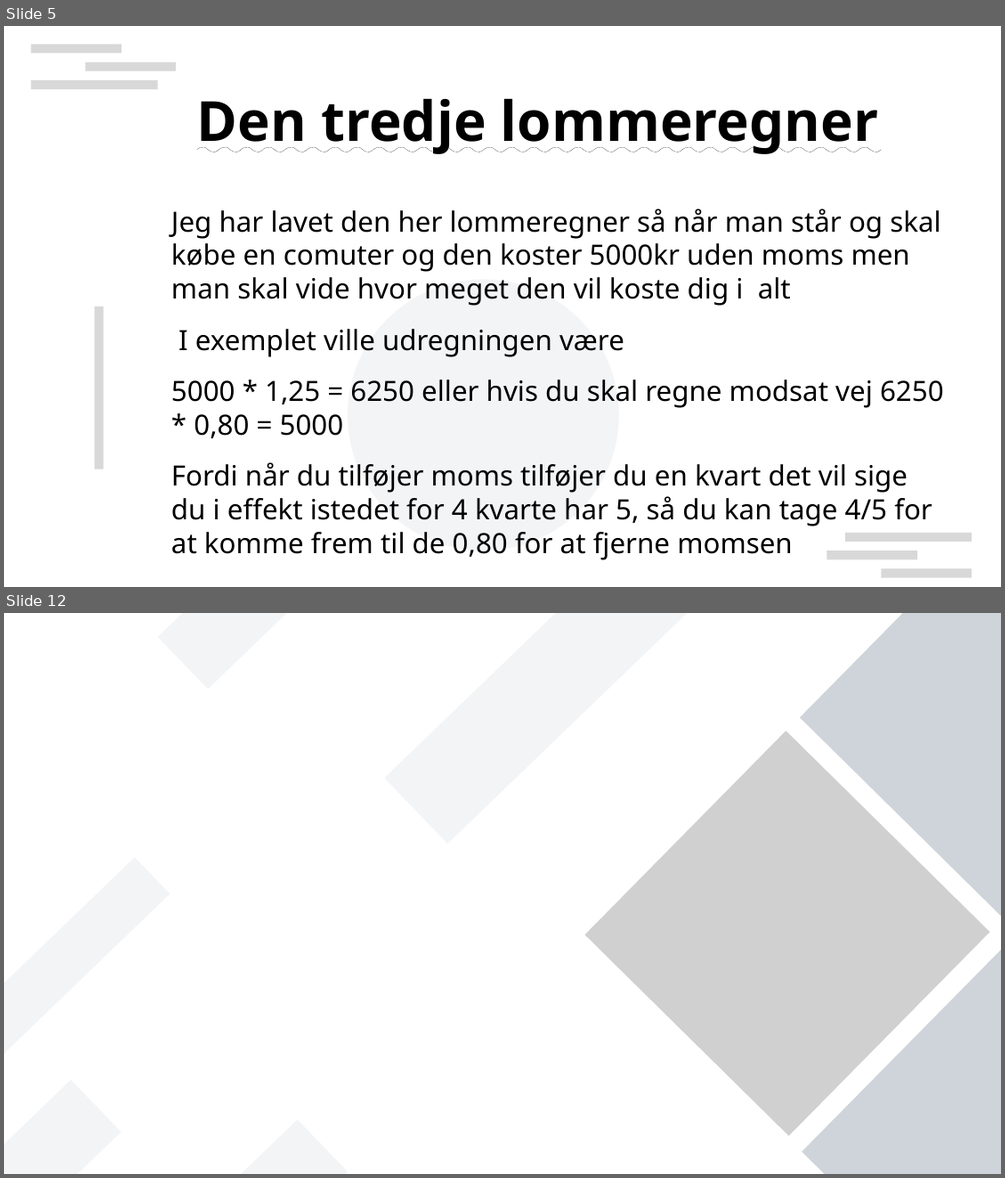
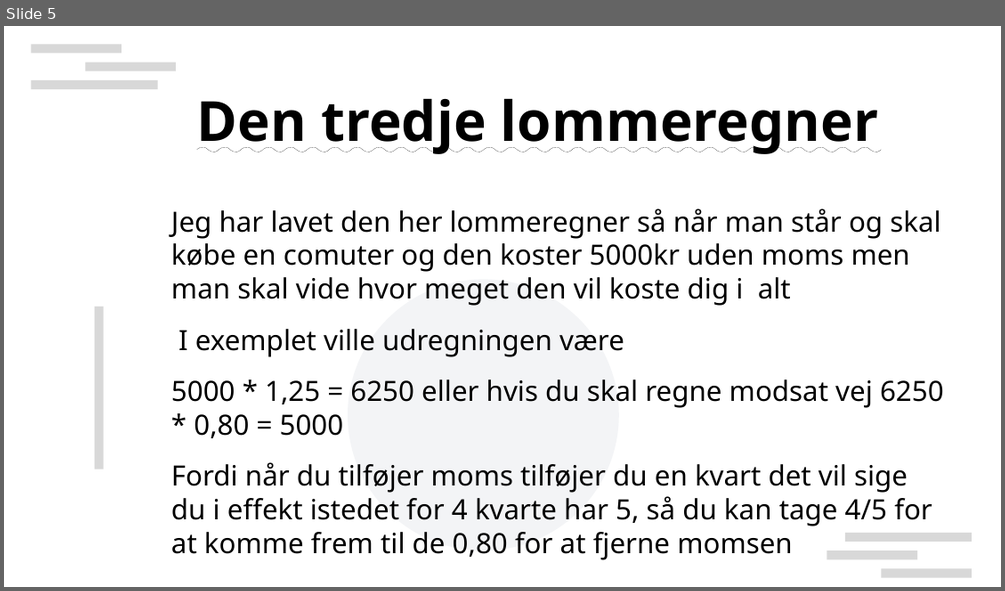
Before and after one commit to Oliper202020/mathExam, a slide deck: math-presentation.odp. Shown one above the other, each under a label of ours: slides 5 and 12 before the commit, slide 5 after it; the slides between them are not shown. The pictures are 1005x1178 and 1005x591 pixels, drawn with LibreOffice and Linux fonts; fonts in the diff are those of the drawing; grey boxes stand for pictures; background and template pictures are left out. Boxes give left, top, right and bottom in pixels: in the first picture for what was removed or moved away, otherwise in the second. Text is boxed around its words. In the diff, an @@ line names an element or a change of style, - is before the commit and + after.

```diff
--- a/math-presentation.odp
+++ b/math-presentation.odp
@@ slide 12 removed at box(4, 613, 1001, 1174), background #FFFFFF @@
@@ rectangle removed at box(158, 613, 392, 689) @@
@@ rectangle removed at box(385, 613, 695, 844) @@
@@ rectangle removed at box(801, 613, 1001, 919) @@
@@ picture removed at box(584, 730, 990, 1135) @@
@@ rectangle removed at box(4, 857, 170, 1071) @@
@@ rectangle removed at box(802, 948, 1001, 1174) @@
@@ rectangle removed at box(4, 1079, 121, 1174) @@
@@ rectangle removed at box(113, 1119, 348, 1174) @@
```
Also in this commit, not shown: 4 slides changed, 1 slide added, 5 other slides removed, 2 other files.
